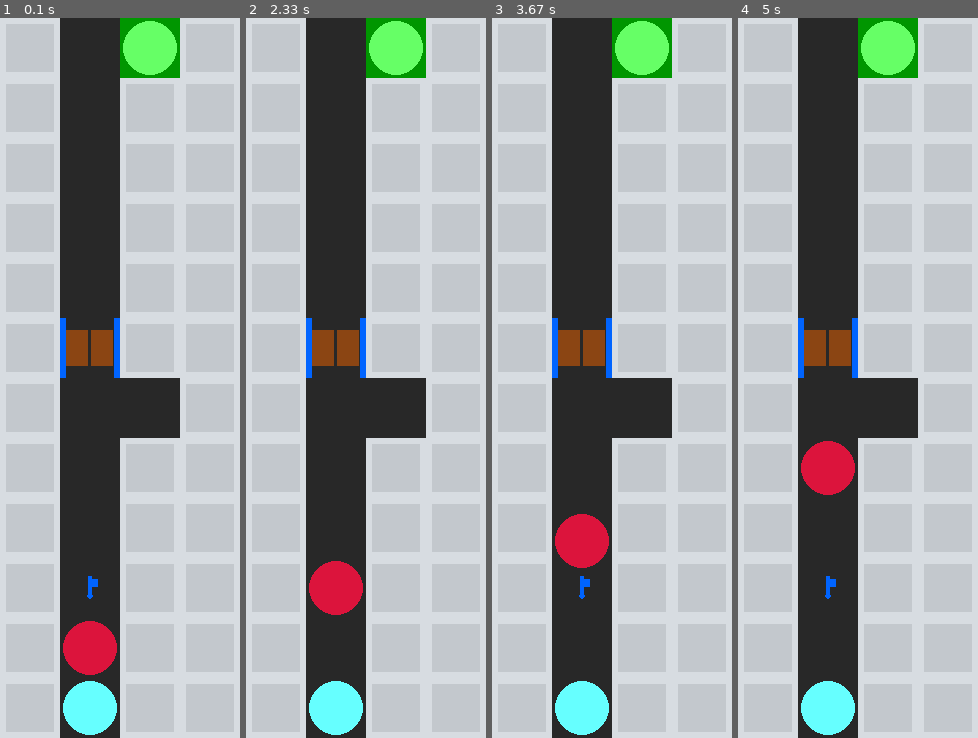
Above: before the commit, frames 1-4 (left to right).
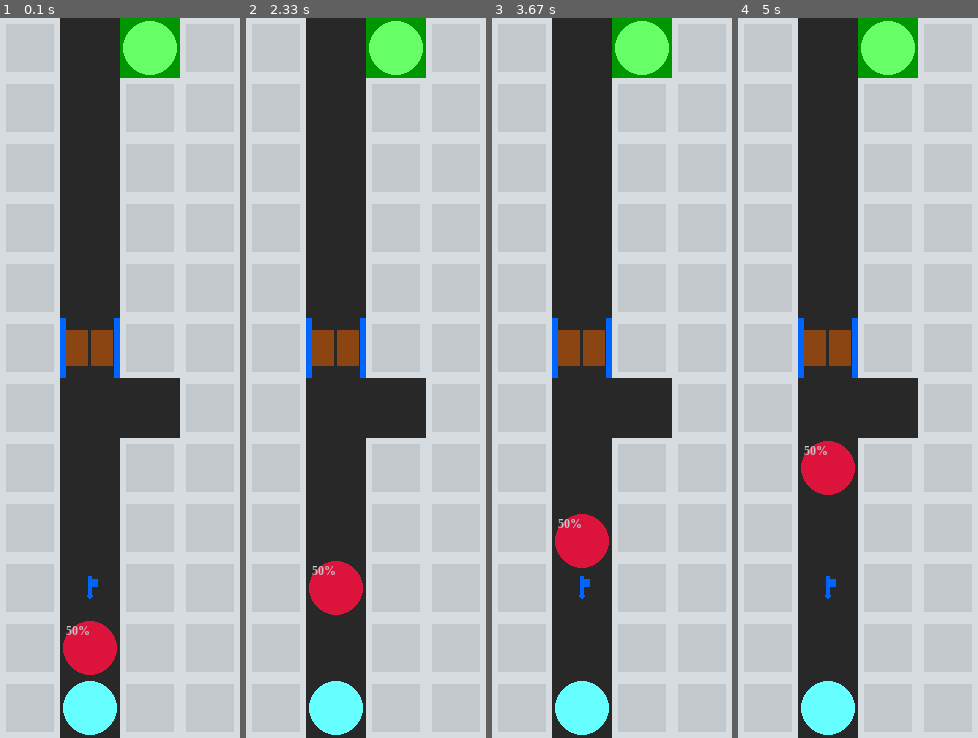
Above: after the commit, the same moments.

Repository: WingedSeal/mazegame
Game: pygame game, started from src/main.py
The game is run twice, just before and just after one commit, with the same random seed, the same clock (stepped at 60 frames per second) and the same inputs.
Inputs:
- Up to frame 1 (0.1 s): no input
- Up to frame 2 (2.33 s): no input
- Up to frame 3 (3.67 s): no input
- Up to frame 4 (5 s): no input

The runs differ from the first frame. In frame 1, less than 0.1% of the frame differs, in the area x 27-38%, y 84-86%; in frame 2, less than 0.1%; in frame 3, less than 0.1%; in frame 4, less than 0.1%.

Commit message:
feat: render chance to move on top of enemy

Diff:
--- a/src/mazegame/game.py
+++ b/src/mazegame/game.py
@@ -86,7 +86,7 @@
         pygame.init()
         pygame.font.init()
         self.fonts = GameFont(
-            heading=pygame.font.SysFont("Times New Roman", 40),
+            heading=pygame.font.SysFont("Times New Roman", 40, bold=True),
             subheading=pygame.font.SysFont("Times New Roman", 20),
             tips=pygame.font.SysFont("Times New Roman", 10),
             # heading=pygame.font.Font(GameFont.PATH, 20),
--- a/src/mazegame/map.py
+++ b/src/mazegame/map.py
@@ -597,6 +597,13 @@
                 (tile_size // 2, tile_size // 2),
                 0.9 * tile_size // 2,
             )
+
+            self.surf.blit(
+                pygame.font.SysFont(
+                    "Times New Roman", tile_size // 5, bold=True
+                ).render(f"{self.chance_to_move:.0%}", True, _BLOCK_COLOR),
+                (tile_size * 0.1, tile_size * 0.1),
+            )
             surfs[type(self)] = self.surf
         else:
             self.surf = surfs[type(self)]
